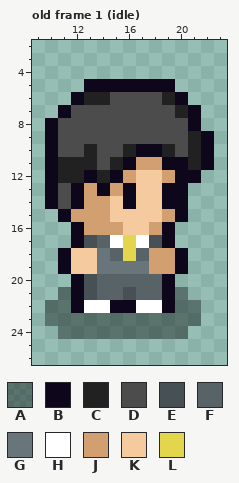
Two versions of one pixel-art file, Assets/KWJ/Sprites/Council.aseprite. The picture above was drawn from the file before the commit.
32x32 pixels, 12 frames. Pixels under 10% opacity are left out. Colours within 5 levels of each other are drawn and written as one. Shown: old frame 1 (idle): x 9..23, y 2..26. The commit also changed other frames, which this record leaves out.
Palette (. is transparent): A #00000064  B #0e071b  C #212121  D #4c4c4c  E #475155  F #586368  G #68757b  H #ffffff  J #d29f70  K #f6ca9f  L #e3d64d
Pixels before, old frame 1 (idle), first column x 10:
 5 ...BBBBBBB...
 6 ..BCCDDDDCB..
 7 .BDDDDDDDDCB.
 8 BDDDDDDDDDDB.
 9 BDDDDDDDDDDCB
10 BDDCDDCBBCDCB
11 BCCCDCBJJBBCB
12 BCCBCBJKKJBB.
13 BDBJBJBKKBB..
14 BDBJJKBKKBB..
15 .BJJJKKKKJB..
16 ..BJJJKKJB...
17 ..BEFHLHEB...
18 .BKKGFLFJJB..
19 .BKKGGGGJJB..
20 ..BEFFFFFB...
21 .ABEFFEFFBA..
22 AABHHBBHHBAA.
23 AAAAAAAAAAAA.
24 .AAAAAAAAAA..
Once edited:
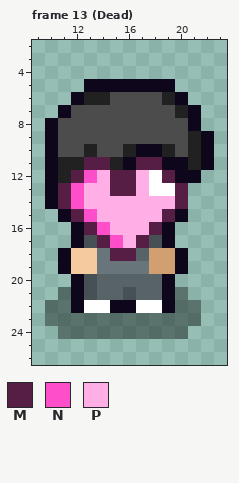
Colours new in this view: M #561d45  N #ff4ec9  P #ffaee6
A new or re-ordered frame is compared with the old frame closest to it.
From old to new:
frames 12 -> 19
layer "Layer 1" added
Frame 13 (Dead) is new; against old frame 1 (idle), layer "Layer 1":
Colour B gives way to colour H in row 13 at x 19.
Colour K gives way to colour H in rows 12 to 13 at x 18.
Colour B gives way to colour M in row 12 at x 15; in row 13 at x 16 and 20; in row 14 at x 20.
Colour C gives way to colour M in row 11 at x 13; in row 12 at x 12.
Colour D gives way to colour M in row 11 at x 14; in rows 13 to 14 at x 11.
Colour F gives way to colour M in row 17 at x 14; in row 18 at x 15.
Colour H gives way to colour M in row 17 at x 17.
Colour J gives way to colour M in row 11 at x 17 to 18; in row 12 at x 16 and 19; in row 13 at x 15; in row 15 at x 12 and 19; in row 16 at x 13 and 18.
Colour L gives way to colour M in row 18 at x 16.
Colour B gives way to colour N in row 12 at x 13; in rows 13 to 14 at x 12.
Colour H gives way to colour N in row 17 at x 15.
Colour J gives way to colour N in row 15 at x 13; in row 16 at x 14.
Colour B gives way to colour P in row 13 at x 14; in row 14 at x 16 and 19.
Colour C gives way to colour P in row 12 at x 14.
Colour J gives way to colour P in row 13 at x 13; in row 14 at x 13 to 14; in row 15 at x 14; in row 16 at x 15.
Colour K gives way to colour P in rows 12 to 13 at x 17; in row 14 at x 15 and 17 to 18; in row 15 at x 15 to 18; in row 16 at x 16 to 17.
Colour L gives way to colour P in row 17 at x 16.
Changed places in both pictures, as pixel boxes (x1, y1, x2, y2):
changed: (58, 157, 188, 261)
